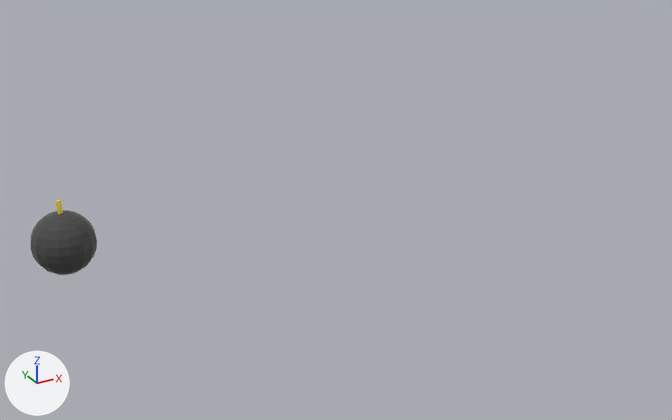
Two versions of the glTF model godot_demo/assets/tag_bomb.glb, one commit apart.
The view is the same before and after, from a camera (50 mm lens) standing at (-2.58, -13.39, 6.23) and looking at (4.03, -1.38, 0.22). Every picture has the same lights, and +X, +Y and +Z are marked at lower left. The older version comes first. Vertices at exactly the same position are counted once.

In view in the first picture: 'tag_bomb'.
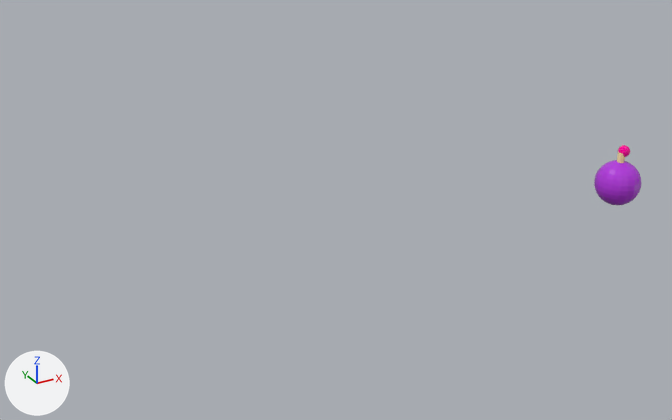
Edits to the scene script, one JSON object a line:
```json
{"op": "add", "block": "mat_m_bombspark", "code": ["mat_m_bombspark = principled_material('M_BombSpark')", "mat_m_bombspark.base_color = (1.0, 0.0, 0.329)  # pink #ff009b", "mat_m_bombspark.roughness = 0.1"]}
{"op": "add", "block": "mat_m_glovestar", "code": ["mat_m_glovestar = principled_material('M_GloveStar')", "mat_m_glovestar.base_color = (1.0, 0.82, 0.4)  # beige #ffeaaa", "mat_m_glovestar.roughness = 0.1"]}
{"op": "add", "block": "mat_m_bombpurple", "code": ["mat_m_bombpurple = principled_material('M_BombPurple')", "mat_m_bombpurple.base_color = (0.447, 0.0353, 0.718)  # purple #b235dc", "mat_m_bombpurple.roughness = 0.2"]}
{"block": "me_sphere_492", "where": "# used by ob_tag_bomb; location = (0.0, 0.0, 0.0)"}
{"op": "remove", "block": "me_sphere_492", "code": "me_sphere_492.from_pydata(...)  # 190 vertices, 372 faces; spans x -0.5..0.5, y -0.5..0.5, z -0.5..0.7"}
{"op": "remove", "block": "me_sphere_492", "code": "me_sphere_492.materials.append(mat_m_propblack)  # dark grey #494949"}
{"op": "remove", "block": "me_sphere_492", "code": "me_sphere_492.materials.append(mat_m_propyellow)  # yellow #ffdc1c"}
{"op": "add", "block": "me_sphere_492", "code": "me_sphere_492.from_pydata(...)  # 324 vertices, 636 faces; spans x -0.374..0.374, y -0.38..0.38, z -0.38..0.65"}
{"block": "me_sphere_492", "change": "me_sphere_492 part 1: a new loose piece, a UV sphere (18 segments, 14 rings, poles along z) spanning x -0.374..0.374, y -0.38..0.38, z -0.38..0.38, in mat_m_bombpurple (purple #b235dc)"}
{"block": "me_sphere_492", "change": "me_sphere_492 part 2: a new loose piece, an 8-sided cylinder along z spanning x -0.06..0.06, y -0.06..0.06, z 0.295..0.545, in mat_m_glovestar (beige #ffeaaa)"}
{"block": "me_sphere_492", "change": "me_sphere_492 part 3: a new loose piece, a UV sphere (10 segments, 8 rings, poles along z) spanning x -0.045..0.145, y -0.1..0.1, z 0.45..0.65, in mat_m_bombspark (pink #ff009b)"}
{"block": "me_sphere_492", "change": "me_sphere_492 part 4: the loose piece of 178 vertices spanning x -0.5..0.5, y -0.5..0.5, z -0.5..0.5 is deleted"}
{"block": "me_sphere_492", "change": "me_sphere_492 part 5: the loose piece of 12 vertices spanning x -0.035..0.035, y -0.04..0.04, z 0.4..0.7 is deleted"}
{"op": "add", "block": "me_sphere_492", "code": "me_sphere_492.materials.append(mat_m_bombpurple)  # purple #b235dc"}
{"op": "add", "block": "me_sphere_492", "code": "me_sphere_492.materials.append(mat_m_glovestar)  # beige #ffeaaa"}
{"op": "add", "block": "me_sphere_492", "code": "me_sphere_492.materials.append(mat_m_bombspark)  # pink #ff009b"}
{"op": "set", "path": "ob_tag_bomb.location", "old": "(0.0, 0.0, 0.0)", "new": "(8.5, -3.0, 0.4)"}
```

Pixel boxes (x1, y1, x2, y2) of what changed, in the pictures (672 x 420 px):
```json
{"object": "tag_bomb", "change": "reshaped, moved, recoloured", "before": [31, 200, 97, 275], "after": [594, 145, 641, 205], "on screen": "28% narrower, 20% shorter"}
{"part": 1, "of": "me_sphere_492", "change": "added", "after": [594, 160, 641, 205], "on screen": "purple"}
{"part": 2, "of": "me_sphere_492", "change": "added", "after": [617, 152, 625, 163], "on screen": "mostly hidden"}
{"part": 3, "of": "me_sphere_492", "change": "added", "after": [618, 145, 630, 157]}
{"part": 4, "of": "me_sphere_492", "change": "deleted", "before": [31, 210, 97, 275]}
{"part": 5, "of": "me_sphere_492", "change": "deleted", "before": [56, 200, 63, 214]}
```
